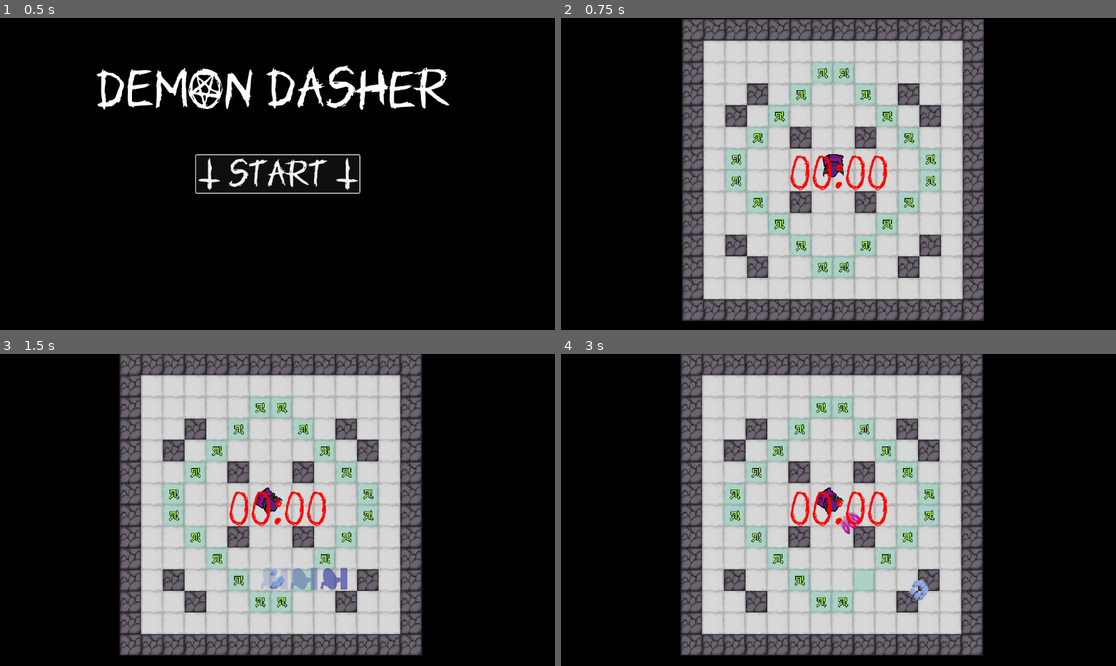
Above: before the commit, frames 1-4 (two rows, left to right).
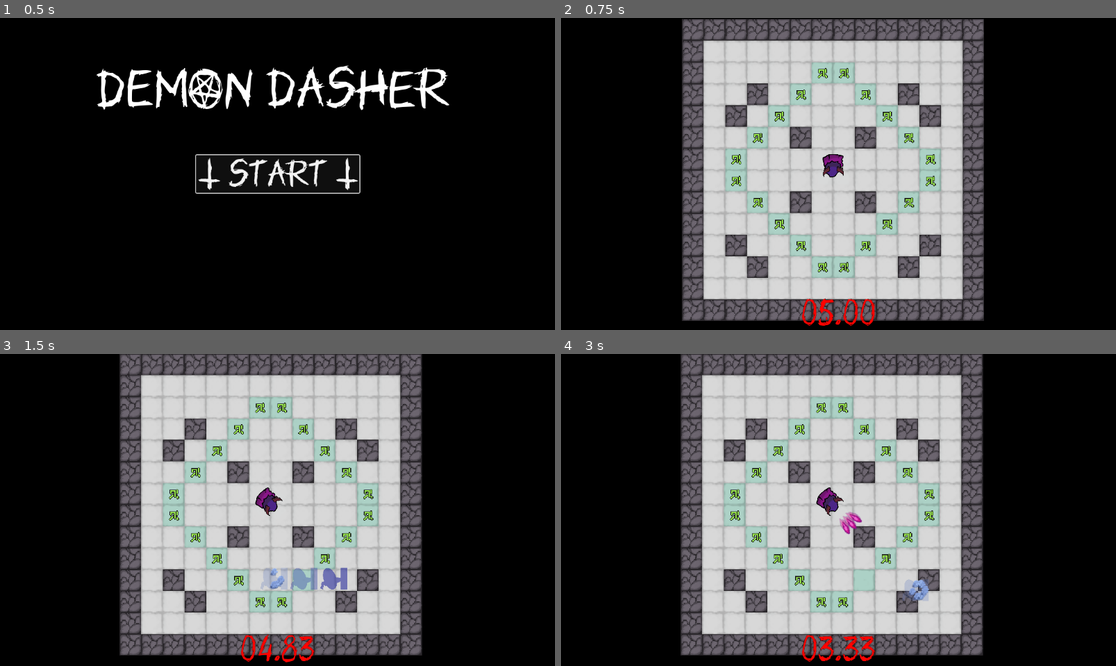
Above: after the commit, the same moments.

Repository: OwlyCode/LD55
Game: Godot game, scene res://Menu.tscn
Same seed, same stepped clock (60 frames per second), same inputs: the game is played once before the commit and once after it.
Inputs:
- Up to frame 1 (0.5 s): no input
- Up to frame 2 (0.75 s): click "T Start T" at 0.5 s
- Up to frame 3 (1.5 s): tap Enter at 1.25 s; hold D (right) from 1.28 s (still down); hold Space (dash) from 1.28 s (still down)
- Up to frame 4 (3 s): release D (right) at 2.03 s; release Space (dash) at 2.03 s; hold S (down) 2.03-2.78 s; tap Space (dash) at 2.1 s; hold D (right) from 2.78 s (still down); hold Space (dash) from 2.78 s (still down)

Frame 1 is identical in both runs. In frame 2, 1.1% of the frame differs, in the area x 41-59%, y 43-99%; in frame 3, 1.1%; in frame 4, 1.2%, in the area x 41-67%, y 43-99%.

Commit message:
Working on losing / winning

Diff:
--- a/GameController.gd
+++ b/GameController.gd
@@ -12,6 +12,8 @@
 var victory_screen: Node;
 var defeat_screen: Node;
 
+var defeat_triggered = false
+
 # Called when the node enters the scene tree for the first time.
 func _ready():
 	victory_screen = get_node("/root/Game/UI/Victory")
@@ -19,23 +21,22 @@
 
 # Called every frame. 'delta' is the elapsed time since the previous frame.
 func _process(_delta):
+
 	if current_level_instance != null:
-		if current_level_instance.get_node("TileMap").won:
+		var tilemap = current_level_instance.get_node("TileMap")
+
+		if tilemap.won:
 			if victory_screen.visible == false:
-				victory_screen.get_node("VBoxContainer").position.y = -1000.0
-				get_node("/root/Game/VictorySound").play()
-				%VictorySlide.play("slide_ui");
+				trigger_victory()
 
-			victory_screen.visible = true;
-			%VictoryButton.grab_focus();
-
-		elif current_level_instance.get_node("TileMap").lost:
-			if defeat_screen.visible == false:
-				get_node("/root/Game/DefeatSound").play()
-				%DefeatSlide.play("ui_slide");
-
-			defeat_screen.visible = true;
-			%DefeatButton.grab_focus();
+		elif tilemap.lost:
+			if defeat_triggered == false:
+				defeat_triggered = true
+				if tilemap.lost_reason == "time_out":
+					$TimeoutPlayer.play("time_out")
+					get_node("UI/Time").visible = false
+				if tilemap.lost_reason == "hit":
+					get_node("Hero/AnimationPlayer").play("fall")
 
 	if current_level_instance == null:
 		var instance = levels[current_level].instantiate()
@@ -43,10 +44,17 @@
 		get_node("/root/Game").add_child(instance)
 
 func trigger_defeat():
-	pass
+	defeat_screen.visible = true;
+	get_node("UI/Timeout").visible = false
+	%DefeatSlide.play("ui_slide");
+	%DefeatButton.grab_focus();
 
 func trigger_victory():
-	pass
+	victory_screen.visible = true;
+	victory_screen.get_node("VBoxContainer").position.y = -1000.0
+	get_node("/root/Game/VictorySound").play()
+	%VictorySlide.play("slide_ui");
+	%VictoryButton.grab_focus();
 
 func _on_next_level_pressed():
 	clear_level()
@@ -54,11 +62,17 @@
 
 func _on_restart_level_pressed():
 	clear_level()
+	get_node("Hero/AnimationPlayer").play("idle")
+
+func demon_released():
+	get_node("/root/Game/DefeatSound").play()
 
 func clear_level():
+	defeat_triggered = false
 	for node in get_tree().get_nodes_in_group("volatile"):
 		node.queue_free()
 
 	current_level_instance.queue_free()
 	victory_screen.visible = false;
 	defeat_screen.visible = false;
+	get_node("UI/Time").visible = true
--- a/Hero.gd
+++ b/Hero.gd
@@ -26,7 +26,7 @@
 			shadow_delay_current = SHADOW_DELAY
 			var shadow = Shadow.instantiate()
 			shadow.rotation = rotation
-			shadow.position = position
+			shadow.position = $AnimatedSprite2D.global_position
 			get_node("/root/Game").add_child(shadow)
 
 	#$DashParticles.process_material.set_shader_parameter("emission_angle", rotation_degrees)
@@ -45,6 +45,7 @@
 var drift_direction = Vector2.ZERO
 var direction = Vector2.ZERO
 var alive = true
+var death_reason
 
 enum DashStatus {DASHING, DASH_EXIT, DRIFTING, NONE}
 
@@ -154,4 +155,5 @@
 	move_and_slide()
 
 func hit():
+	death_reason = "hit"
 	alive = false
--- a/Level.gd
+++ b/Level.gd
@@ -7,6 +7,8 @@
 var time = 0.0;
 var won = false
 var lost = false
+var lost_reason
+
 var started = false;
 
 func _ready():
@@ -31,12 +33,14 @@
 	var hero = get_node("/root/Game/Hero");
 
 	if !hero.alive:
+		lost_reason = hero.death_reason
 		lost = true
 
 	if !won and !lost and started:
 		time -= delta;
 
 	if time < 0:
+		lost_reason = "time_out"
 		lost = true
 		time = 0.0
 
--- a/game.tscn
+++ b/game.tscn
@@ -38,7 +38,8 @@
 }]
 
 [sub_resource type="CapsuleShape2D" id="CapsuleShape2D_c71xf"]
-height = 24.0
+radius = 7.0
+height = 14.0
 
 [sub_resource type="RectangleShape2D" id="RectangleShape2D_8bcqp"]
 size = Vector2(16, 32)
@@ -77,9 +78,12 @@
 tracks/2/interp = 1
 tracks/2/loop_wrap = true
 tracks/2/keys = {
-"times": PackedFloat32Array(1.6),
-"transitions": PackedFloat32Array(1),
+"times": PackedFloat32Array(0, 2),
+"transitions": PackedFloat32Array(1, 1),
 "values": [{
+"args": [],
+"method": &"demon_released"
+}, {
 "args": [],
 "method": &"trigger_defeat"
 }]
@@ -203,7 +207,7 @@
 
 [sub_resource type="Animation" id="Animation_xls5h"]
 resource_name = "time_out"
-length = 1.7
+length = 3.0
 tracks/0/type = "value"
 tracks/0/imported = false
 tracks/0/enabled = true
@@ -211,7 +215,7 @@
 tracks/0/interp = 1
 tracks/0/loop_wrap = true
 tracks/0/keys = {
-"times": PackedFloat32Array(0, 0.2, 0.4, 0.6, 0.8, 1, 1.2),
+"times": PackedFloat32Array(0, 0.3, 0.6, 0.9, 1.2, 1.5, 1.8),
 "transitions": PackedFloat32Array(1, 1, 1, 1, 1, 1, 1),
 "update": 1,
 "values": [true, false, true, false, true, false, true]
@@ -223,9 +227,12 @@
 tracks/1/interp = 1
 tracks/1/loop_wrap = true
 tracks/1/keys = {
-"times": PackedFloat32Array(1.7),
-"transitions": PackedFloat32Array(1),
+"times": PackedFloat32Array(0.6, 2.6),
+"transitions": PackedFloat32Array(1, 1),
 "values": [{
+"args": [],
+"method": &"demon_released"
+}, {
 "args": [],
 "method": &"trigger_defeat"
 }]
@@ -269,6 +276,7 @@
 animation = &"move"
 
 [node name="CollisionShape2D" type="CollisionShape2D" parent="Hero"]
+position = Vector2(0, 2)
 shape = SubResource("CapsuleShape2D_c71xf")
 
 [node name="CleanerDetection" type="Area2D" parent="Hero"]
@@ -297,18 +305,16 @@
 [node name="UI" type="CanvasLayer" parent="."]
 
 [node name="Time" type="Label" parent="UI"]
-visible = false
 anchors_preset = 7
 anchor_left = 0.5
 anchor_top = 1.0
 anchor_right = 0.5
 anchor_bottom = 1.0
-offset_left = -81.0
+offset_left = -78.5
 offset_top = -70.0
-offset_right = 81.0
+offset_right = 78.5
 grow_horizontal = 2
 grow_vertical = 0
-scale = Vector2(5, 5)
 theme_override_colors/font_color = Color(1, 0.0156863, 0, 1)
 theme_override_colors/font_outline_color = Color(0, 0, 0, 1)
 theme_override_constants/outline_size = 1
@@ -454,6 +460,7 @@
 text = "Restart level"
 
 [node name="Timeout" type="Label" parent="UI"]
+visible = false
 anchors_preset = 8
 anchor_left = 0.5
 anchor_top = 0.5
@@ -468,7 +475,7 @@
 size_flags_horizontal = 4
 theme_override_colors/font_color = Color(1, 0, 0, 1)
 theme_override_fonts/font = ExtResource("6_gg3qu")
-theme_override_font_sizes/font_size = 80
+theme_override_font_sizes/font_size = 160
 text = "00:00"
 
 [node name="VictorySound" type="AudioStreamPlayer" parent="."]
@@ -477,7 +484,7 @@
 [node name="DefeatSound" type="AudioStreamPlayer" parent="."]
 stream = ExtResource("9_mg1cs")
 
-[node name="AnimationPlayer" type="AnimationPlayer" parent="."]
+[node name="TimeoutPlayer" type="AnimationPlayer" parent="."]
 libraries = {
 "": SubResource("AnimationLibrary_03br8")
 }
--- a/levels/level_03.tscn
+++ b/levels/level_03.tscn
@@ -40,6 +40,7 @@
 layer_1/name = "Paint"
 layer_1/tile_data = PackedInt32Array(1048589, 131072, 0, 1048588, 131072, 0, 983051, 131072, 0, 917514, 131072, 0, 8519 …(299 unchanged characters)…
 script = ExtResource("2_om2f4")
+level_time = 5.0
 
 [node name="Path2D" type="Path2D" parent="." groups=["snapping"]]
 curve = SubResource("Curve2D_nhtj3")
